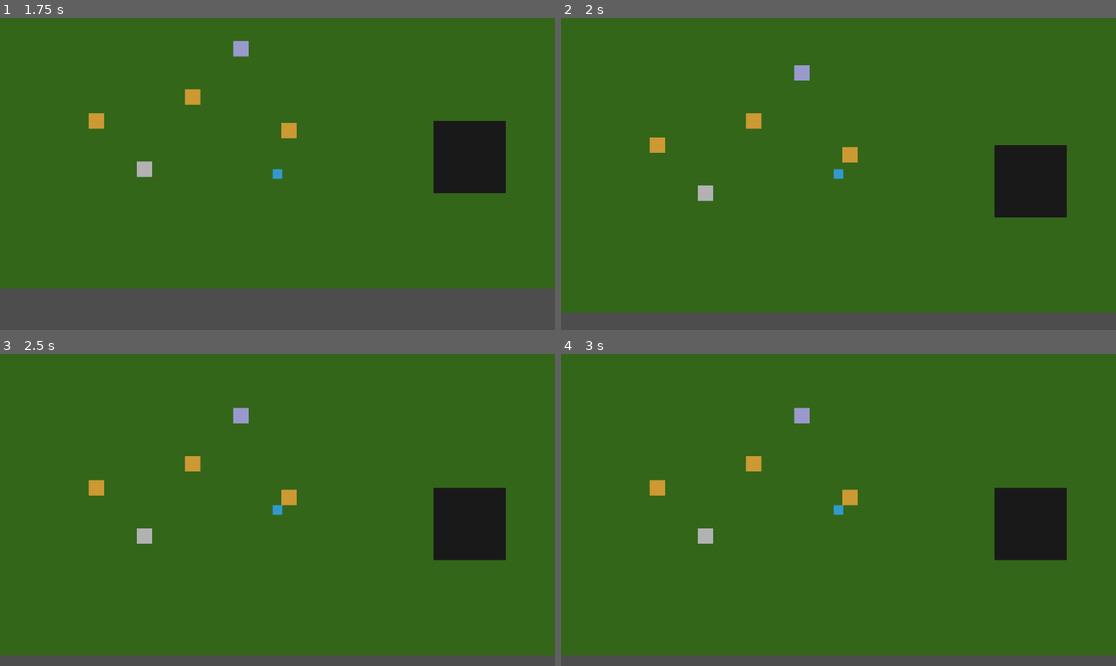
Above: before the commit, frames 1-4 (two rows, left to right).
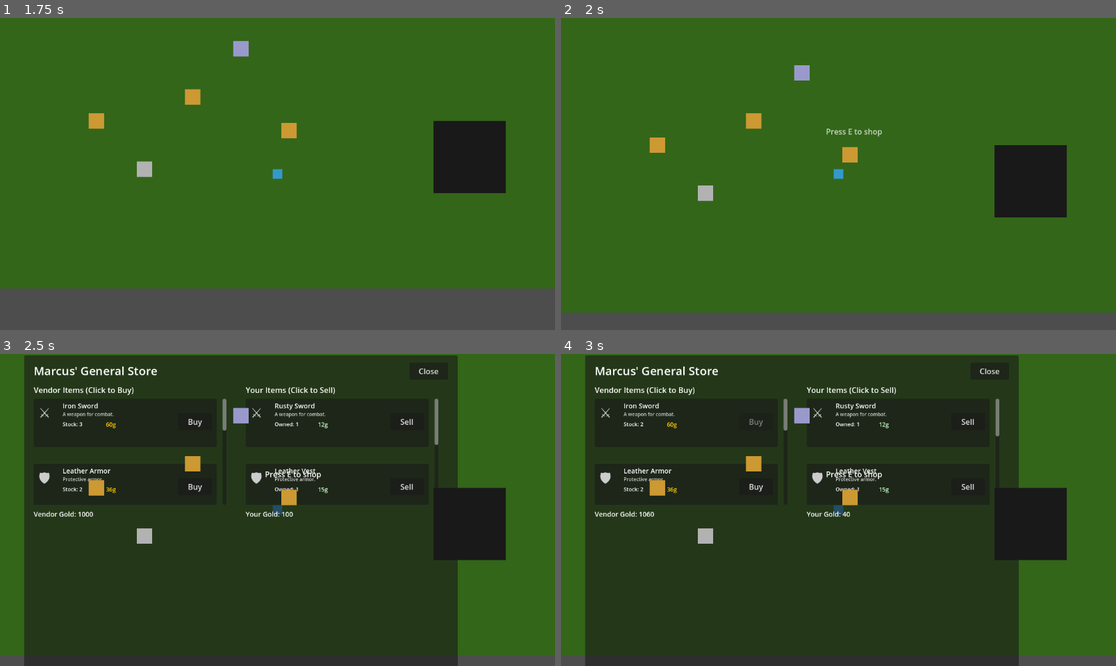
Above: after the commit, the same moments.

Repository: Jonasi-Deetens/EcoCrawler
Game: Godot game, scene res://scenes/MenuScreen.tscn
Two runs of this game, one before a commit and one after it. Both use one fixed random seed, a clock stepped at 60 frames per second and the inputs below.
Inputs (mouse positions are in pixels of both pictures, inside the frame that each line leads up to):
- Up to frame 1 (1.75 s): click "Enter the Dungeon" at 0.5 s; tap Enter (ui_accept) at 1.25, 1.52, 1.55 s; move the mouse to (249, 236) at 1.27 s; hold Up (ui_up) from 1.28 s (still down); hold E (interact, bound only after the commit) from 1.28 s (still down); click (249, 236) at 1.42 s
- Up to frame 2 (2 s): keep holding Up (ui_up); keep holding E (interact, bound only after the commit); tap Enter (ui_accept) at 1.82 s
- Up to frame 3 (2.5 s): keep holding Up (ui_up); move the mouse to (444, 556) at 2.02 s; release E (interact, bound only after the commit) at 2.03 s; tap Enter (ui_accept) at 2.1, 2.27 s; tap E (interact, bound only after the commit) at 2.3 s
- Up to frame 4 (3 s): tap Enter (ui_accept) at 2.57 s; release Up (ui_up) at 2.75 s; click (755, 422) at 2.75 s, where only the run after the commit has a clickable "Buy"

Frame 1 is identical in both runs. In frame 2, 0.1% of the frame differs, in the area x 47-58%, y 35-39%; in frame 3, 76%, in the area x 4-83%, y 0-100%; in frame 4, 76%.

Commit message:
Add interactable vendors and npc's

Diff:
--- a/project.godot
+++ b/project.godot
@@ -22,6 +22,11 @@
 "events": [Object(InputEventKey,"resource_local_to_scene":false,"resource_name":"","device":-1,"window_id":0,"alt_press …(192 unchanged characters)…
 ]
 }
+interact={
+"deadzone": 0.5,
+"events": [Object(InputEventKey,"resource_local_to_scene":false,"resource_name":"","device":-1,"window_id":0,"alt_pressed":false,"shift_pressed":false,"ctrl_pressed":false,"meta_pressed":false,"pressed":false,"keycode":0,"physical_keycode":69,"key_label":0,"unicode":101,"location":0,"echo":false,"script":null)
+]
+}
 
 [rendering]
 
--- a/scripts/Hometown.gd
+++ b/scripts/Hometown.gd
@@ -47,6 +47,7 @@
 	])
 	add_child(weapon_vendor)
 	npcs.append(weapon_vendor)
+	print("Added weapon vendor: ", weapon_vendor.npc_name, " at ", weapon_vendor.position)
 
 	# Potion vendor
 	var potion_vendor = VendorNPC.new()
@@ -66,6 +67,7 @@
 	potion_vendor.add_shop_item(Item.create_consumable("energy_drink", "Energy Drink", "boost_stamina", 20), 5)
 	add_child(potion_vendor)
 	npcs.append(potion_vendor)
+	print("Added potion vendor: ", potion_vendor.npc_name, " at ", potion_vendor.position)
 
 	# General goods vendor
 	var general_vendor = VendorNPC.new()
@@ -79,6 +81,7 @@
 	])
 	add_child(general_vendor)
 	npcs.append(general_vendor)
+	print("Added general vendor: ", general_vendor.npc_name, " at ", general_vendor.position)
 
 	# Town guard (non-vendor NPC)
 	var guard = NPC.new()
@@ -93,6 +96,7 @@
 	])
 	add_child(guard)
 	npcs.append(guard)
+	print("Added guard: ", guard.npc_name, " at ", guard.position)
 
 	# Townsperson
 	var citizen = NPC.new()
@@ -107,6 +111,7 @@
 	])
 	add_child(citizen)
 	npcs.append(citizen)
+	print("Added citizen: ", citizen.npc_name, " at ", citizen.position)
 
 func _connect_signals():
 	"""Connect all necessary signals"""
@@ -117,16 +122,11 @@
 	for npc in npcs:
 		if npc is VendorNPC:
 			var vendor = npc as VendorNPC
-			vendor.shop_opened.connect(_on_vendor_shop_opened)
-			vendor.shop_closed.connect(_on_vendor_shop_closed)
+			# Connect to PlayerManager instead of local handlers
+			vendor.shop_opened.connect(player_manager._on_vendor_shop_opened)
+			vendor.shop_closed.connect(player_manager._on_vendor_shop_closed)
 
-func _on_vendor_shop_opened(vendor: VendorNPC):
-	"""Handle vendor shop opening"""
-	print("Shop opened: ", vendor.shop_name)
 
-func _on_vendor_shop_closed(vendor: VendorNPC):
-	"""Handle vendor shop closing"""
-	print("Shop closed: ", vendor.shop_name)
 
 func _input(event):
 	"""Handle global input events"""
--- a/scripts/NPC.gd
+++ b/scripts/NPC.gd
@@ -35,10 +35,16 @@
 
 func _ready():
 	_setup_npc_components()
-	_connect_signals()
 
 func _setup_npc_components():
 	"""Set up NPC visual and interaction components"""
+	print("=== Setting up NPC components for ", npc_name, " ===")
+
+	# Set collision layers for the CharacterBody2D
+	collision_layer = 2  # NPC physics layer
+	collision_mask = 0   # NPCs don't need to collide with anything
+	print("Set collision layers for ", npc_name)
+
 	# Collision for physics
 	collision_shape = CollisionShape2D.new()
 	var shape = RectangleShape2D.new()
@@ -50,6 +56,7 @@
 	sprite = Sprite2D.new()
 	if sprite_texture:
 		sprite.texture = sprite_texture
+		add_child(sprite)
 	else:
 		# Default colored rectangle if no texture
 		var color_rect = ColorRect.new()
@@ -57,13 +64,16 @@
 		color_rect.position = Vector2(-16, -16)
 		color_rect.color = _get_npc_color()
 		add_child(color_rect)
-		return
-
-	add_child(sprite)
+
+	print("Created visual representation for ", npc_name)
 
 	# Interaction area
 	interaction_area = Area2D.new()
 	interaction_area.name = "InteractionArea"
+	interaction_area.collision_layer = 8  # NPC interaction layer
+	interaction_area.collision_mask = 1   # Detect player layer
+	interaction_area.monitoring = true
+	interaction_area.monitorable = true
 
 	var area_collision = CollisionShape2D.new()
 	var area_shape = CircleShape2D.new()
@@ -71,6 +81,13 @@
 	area_collision.shape = area_shape
 	interaction_area.add_child(area_collision)
 	add_child(interaction_area)
+
+	print("Created interaction area for ", npc_name, " with radius ", interaction_radius)
+
+	# Connect signals immediately after creating the interaction area
+	interaction_area.body_entered.connect(_on_player_entered)
+	interaction_area.body_exited.connect(_on_player_exited)
+	print("Connected signals for ", npc_name, " interaction area")
 
 	# Interaction prompt
 	prompt_label = Label.new()
@@ -81,11 +98,7 @@
 	prompt_label.modulate = Color(1, 1, 1, 0)  # Start invisible
 	add_child(prompt_label)
 
-func _connect_signals():
-	"""Connect interaction area signals"""
-	if interaction_area:
-		interaction_area.body_entered.connect(_on_player_entered)
-		interaction_area.body_exited.connect(_on_player_exited)
+
 
 func _get_npc_color() -> Color:
 	"""Get default color based on NPC type"""
@@ -100,18 +113,23 @@
 	if not can_interact or not is_player_nearby or is_interacting:
 		return
 
-	if event.is_action_pressed("ui_accept"):  # E key or Enter
+	if event.is_action_pressed("interact"):  # E key
+		print("Interaction triggered with ", npc_name)
 		start_interaction()
 
 func _on_player_entered(body: Node2D):
 	"""Handle player entering interaction range"""
+	print("Body entered ", npc_name, " area: ", body.name)
 	if body.name == "Player":
+		print("Player entered ", npc_name, " interaction range")
 		is_player_nearby = true
 		_show_interaction_prompt()
 
 func _on_player_exited(body: Node2D):
 	"""Handle player leaving interaction range"""
+	print("Body exited ", npc_name, " area: ", body.name)
 	if body.name == "Player":
+		print("Player exited ", npc_name, " interaction range")
 		is_player_nearby = false
 		_hide_interaction_prompt()
 		if is_interacting:
--- a/scripts/Player.gd
+++ b/scripts/Player.gd
@@ -4,6 +4,12 @@
 # Single responsibility: Player movement and collision
 
 var speed = 200.0
+
+func _ready():
+	# Set collision layers for proper NPC interaction
+	collision_layer = 1  # Player layer
+	collision_mask = 6   # Collide with walls (layer 2) and doors (layer 4) - includes NPCs on layer 2
+	print("Player collision layers set: layer=1, mask=6 (walls+doors+NPCs)")
 
 func _physics_process(_delta):
 	# Handle movement input
--- a/scripts/PlayerManager.gd
+++ b/scripts/PlayerManager.gd
@@ -176,6 +176,16 @@
 	else:
 		print("Player sold ", quantity, "x ", item.item_name)
 
+func _on_vendor_shop_opened(vendor: VendorNPC):
+	"""Handle when a vendor opens their shop"""
+	print("PlayerManager: Opening shop for ", vendor.shop_name)
+	open_shop(vendor)
+
+func _on_vendor_shop_closed(vendor: VendorNPC):
+	"""Handle when a vendor closes their shop"""
+	print("PlayerManager: Closing shop for ", vendor.shop_name)
+	close_shop()
+
 func register_npc_interaction(npc: NPC):
 	"""Register NPC for interaction"""
 	current_interacting_npc = npc
--- a/scripts/ShopUI.gd
+++ b/scripts/ShopUI.gd
@@ -31,63 +31,76 @@
 	"""Set up the shop UI components"""
 	# Main panel
 	shop_panel = Panel.new()
-	shop_panel.size = Vector2(800, 600)
-	shop_panel.position = Vector2(100, 50)
+	shop_panel.size = Vector2(900, 650)
+	shop_panel.position = Vector2(50, 25)
 	add_child(shop_panel)
 
 	# Title
 	shop_title_label = Label.new()
 	shop_title_label.text = "Shop"
-	shop_title_label.position = Vector2(20, 10)
+	shop_title_label.position = Vector2(20, 15)
+	shop_title_label.size = Vector2(400, 30)
 	shop_title_label.add_theme_font_size_override("font_size", 24)
 	shop_panel.add_child(shop_title_label)
 
 	# Close button
 	close_button = Button.new()
 	close_button.text = "Close"
-	close_button.size = Vector2(80, 30)
-	close_button.position = Vector2(700, 10)
+	close_button.size = Vector2(80, 35)
+	close_button.position = Vector2(800, 15)
 	close_button.pressed.connect(_on_close_pressed)
 	shop_panel.add_child(close_button)
 
-	# Vendor section
+	# Vendor section header
 	var vendor_label = Label.new()
 	vendor_label.text = "Vendor Items (Click to Buy)"
-	vendor_label.position = Vector2(20, 50)
-	vendor_label.add_theme_font_size_override("font_size", 18)
+	vendor_label.position = Vector2(20, 60)
+	vendor_label.size = Vector2(300, 25)
+	vendor_label.add_theme_font_size_override("font_size", 16)
 	shop_panel.add_child(vendor_label)
 
+	# Vendor gold display
 	vendor_gold_label = Label.new()
 	vendor_gold_label.text = "Vendor Gold: 0"
-	vendor_gold_label.position = Vector2(300, 50)
+	vendor_gold_label.position = Vector2(20, 320)
+	vendor_gold_label.size = Vector2(200, 25)
+	vendor_gold_label.add_theme_font_size_override("font_size", 14)
 	shop_panel.add_child(vendor_gold_label)
 
+	# Vendor items scroll area
 	var vendor_scroll = ScrollContainer.new()
-	vendor_scroll.position = Vector2(20, 80)
-	vendor_scroll.size = Vector2(360, 200)
+	vendor_scroll.position = Vector2(20, 90)
+	vendor_scroll.size = Vector2(400, 220)
 	shop_panel.add_child(vendor_scroll)
 
 	vendor_items_container = VBoxContainer.new()
+	vendor_items_container.add_theme_constant_override("separation", 10)  # Add 10px spacing between items
 	vendor_scroll.add_child(vendor_items_container)
 
-	# Player section
+	# Player section header
 	var player_label = Label.new()
 	player_label.text = "Your Items (Click to Sell)"
-	player_label.position = Vector2(420, 50)
-	player_label.add_theme_font_size_override("font_size", 18)
+	player_label.position = Vector2(460, 60)
+	player_label.size = Vector2(300, 25)
+	player_label.add_theme_font_size_override("font_size", 16)
 	shop_panel.add_child(player_label)
 
+	# Player gold display
 	player_gold_label = Label.new()
 	player_gold_label.text = "Your Gold: 0"
-	player_gold_label.position = Vector2(420, 300)
+	player_gold_label.position = Vector2(460, 320)
+	player_gold_label.size = Vector2(200, 25)
+	player_gold_label.add_theme_font_size_override("font_size", 14)
 	shop_panel.add_child(player_gold_label)
 
+	# Player items scroll area
 	var player_scroll = ScrollContainer.new()
-	player_scroll.position = Vector2(420, 80)
-	player_scroll.size = Vector2(360, 200)
+	player_scroll.position = Vector2(460, 90)
+	player_scroll.size = Vector2(400, 220)
 	shop_panel.add_child(player_scroll)
 
 	player_items_container = VBoxContainer.new()
+	player_items_container.add_theme_constant_override("separation", 10)  # Add 10px spacing between items
 	player_scroll.add_child(player_items_container)
 
 func open_shop(vendor: VendorNPC, inventory: Inventory):
@@ -127,50 +140,61 @@
 func _create_vendor_item_entry(slot: Inventory.InventorySlot):
 	"""Create UI entry for vendor item"""
 	var item_panel = Panel.new()
-	item_panel.size = Vector2(340, 80)
+	item_panel.size = Vector2(380, 90)
+	item_panel.custom_minimum_size = Vector2(380, 100)  # Add extra space for separation
 	vendor_items_container.add_child(item_panel)
 
 	# Item icon/symbol
 	var icon_label = Label.new()
 	icon_label.text = slot.item.get_type_icon()
 	icon_label.position = Vector2(10, 10)
-	icon_label.add_theme_font_size_override("font_size", 32)
+	icon_label.size = Vector2(40, 40)
+	icon_label.add_theme_font_size_override("font_size", 28)
 	icon_label.modulate = slot.item.get_rarity_color()
 	item_panel.add_child(icon_label)
 
-	# Item name and description
+	# Item name
 	var name_label = Label.new()
 	name_label.text = slot.item.item_name
-	name_label.position = Vector2(60, 10)
-	name_label.add_theme_font_size_override("font_size", 16)
+	name_label.position = Vector2(60, 5)
+	name_label.size = Vector2(200, 20)
+	name_label.add_theme_font_size_override("font_size", 14)
+	name_label.clip_contents = true
 	item_panel.add_child(name_label)
 
+	# Item description
 	var desc_label = Label.new()
 	desc_label.text = slot.item.description
-	desc_label.position = Vector2(60, 30)
-	desc_label.add_theme_font_size_override("font_size", 12)
+	desc_label.position = Vector2(60, 25)
+	desc_label.size = Vector2(200, 15)
+	desc_label.add_theme_font_size_override("font_size", 10)
 	desc_label.modulate = Color(0.8, 0.8, 0.8, 1)
+	desc_label.clip_contents = true
 	item_panel.add_child(desc_label)
 
-	# Quantity and price
+	# Quantity
 	var quantity_label = Label.new()
 	quantity_label.text = "Stock: " + str(slot.quantity)
-	quantity_label.position = Vector2(60, 50)
+	quantity_label.position = Vector2(60, 45)
+	quantity_label.size = Vector2(80, 20)
+	quantity_label.add_theme_font_size_override("font_size", 11)
 	item_panel.add_child(quantity_label)
 
+	# Price
 	var price_label = Label.new()
 	var sell_price = current_vendor.get_sell_price(slot.item)
-	price_label.text = str(sell_price) + " gold"
-	price_label.position = Vector2(200, 50)
-	price_label.add_theme_font_size_override("font_size", 14)
+	price_label.text = str(sell_price) + "g"
+	price_label.position = Vector2(150, 45)
+	price_label.size = Vector2(60, 20)
+	price_label.add_theme_font_size_override("font_size", 12)
 	price_label.modulate = Color(1, 0.8, 0, 1)  # Gold color
 	item_panel.add_child(price_label)
 
 	# Buy button
 	var buy_button = Button.new()
 	buy_button.text = "Buy"
-	buy_button.size = Vector2(60, 30)
-	buy_button.position = Vector2(270, 25)
+	buy_button.size = Vector2(70, 35)
+	buy_button.position = Vector2(300, 30)
 	buy_button.pressed.connect(_on_buy_item.bind(slot.item, 1))
 
 	# Disable if can't afford or no stock
@@ -179,53 +203,69 @@
 
 	item_panel.add_child(buy_button)
 
+	# Add spacer for separation
+	var spacer = Control.new()
+	spacer.custom_minimum_size = Vector2(0, 15)
+	vendor_items_container.add_child(spacer)
+
 func _create_player_item_entry(slot: Inventory.InventorySlot):
 	"""Create UI entry for player item"""
 	var item_panel = Panel.new()
-	item_panel.size = Vector2(340, 80)
+	item_panel.size = Vector2(380, 90)
+	item_panel.custom_minimum_size = Vector2(380, 100)  # Add extra space for separation
 	player_items_container.add_child(item_panel)
 
 	# Item icon/symbol
 	var icon_label = Label.new()
 	icon_label.text = slot.item.get_type_icon()
 	icon_label.position = Vector2(10, 10)
-	icon_label.add_theme_font_size_override("font_size", 32)
+	icon_label.size = Vector2(40, 40)
+	icon_label.add_theme_font_size_override("font_size", 28)
 	icon_label.modulate = slot.item.get_rarity_color()
 	item_panel.add_child(icon_label)
 
-	# Item name and description
+	# Item name
 	var name_label = Label.new()
 	name_label.text = slot.item.item_name
-	name_label.position = Vector2(60, 10)
-	name_label.add_theme_font_size_override("font_size", 16)
+	name_label.position = Vector2(60, 5)
+	name_label.size = Vector2(200, 20)
+	name_label.add_theme_font_size_override("font_size", 14)
+	name_label.clip_contents = true
 	item_panel.add_child(name_label)
 
+	# Item description
 	var desc_label = Label.new()
 	desc_label.text = slot.item.description
-	desc_label.position = Vector2(60, 30)
-	desc_label.add_theme_font_size_override("font_size", 12)
+	desc_label.position = Vector2(60, 25)
+	desc_label.size = Vector2(200, 15)
+	desc_label.add_theme_font_size_override("font_size", 10)
 	desc_label.modulate = Color(0.8, 0.8, 0.8, 1)
+	desc_label.clip_contents = true
 	item_panel.add_child(desc_label)
 
-	# Quantity and sell price
+	# Quantity
 	var quantity_label = Label.new()
 	quantity_label.text = "Owned: " + str(slot.quantity)
-	quantity_label.position = Vector2(60, 50)
+	quantity_label.position = Vector2(60, 45)
+	quantity_label.size = Vector2(80, 20)
+	quantity_label.add_theme_font_size_override("font_size", 11)
 	item_panel.add_child(quantity_label)
 
+	# Sell price
 	var price_label = Label.new()
 	var buy_price = current_vendor.get_buy_price(slot.item)
-	price_label.text = str(buy_price) + " gold each"
-	price_label.position = Vector2(160, 50)
-	price_label.add_theme_font_size_override("font_size", 14)
+	price_label.text = str(buy_price) + "g"
+	price_label.position = Vector2(150, 45)
+	price_label.size = Vector2(60, 20)
+	price_label.add_theme_font_size_override("font_size", 12)
 	price_label.modulate = Color(0.8, 1, 0.8, 1)  # Light green
 	item_panel.add_child(price_label)
 
 	# Sell button
 	var sell_button = Button.new()
 	sell_button.text = "Sell"
-	sell_button.size = Vector2(60, 30)
-	sell_button.position = Vector2(270, 25)
+	sell_button.size = Vector2(70, 35)
+	sell_button.position = Vector2(300, 30)
 	sell_button.pressed.connect(_on_sell_item.bind(slot.item, 1))
 
 	# Disable if vendor can't afford
@@ -233,6 +273,11 @@
 		sell_button.disabled = true
 
 	item_panel.add_child(sell_button)
+
+	# Add spacer for separation
+	var spacer = Control.new()
+	spacer.custom_minimum_size = Vector2(0, 15)
+	player_items_container.add_child(spacer)
 
 func _on_buy_item(item: Item, quantity: int):
 	"""Handle buying item from vendor"""
